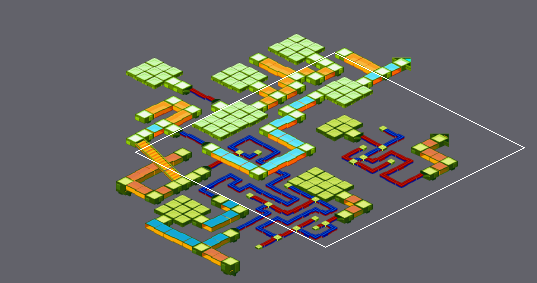
Tiled map: areas/yoka1.tmx. The first picture is a wide view before the edit; the outline marks the close-up.
Close-up. Old version:
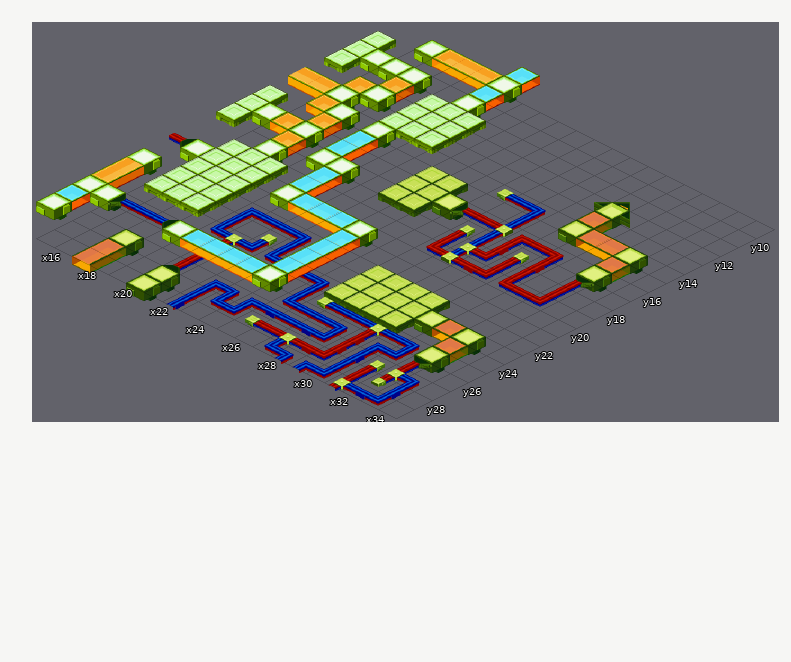
Cells are 64x32 px. Isometric: x runs down to the right, y down to the left. Shown: x 15..34, y 9..29. Layer "Tile Layer 5" is drawn 0,-64 px off the grid.
After the commit:
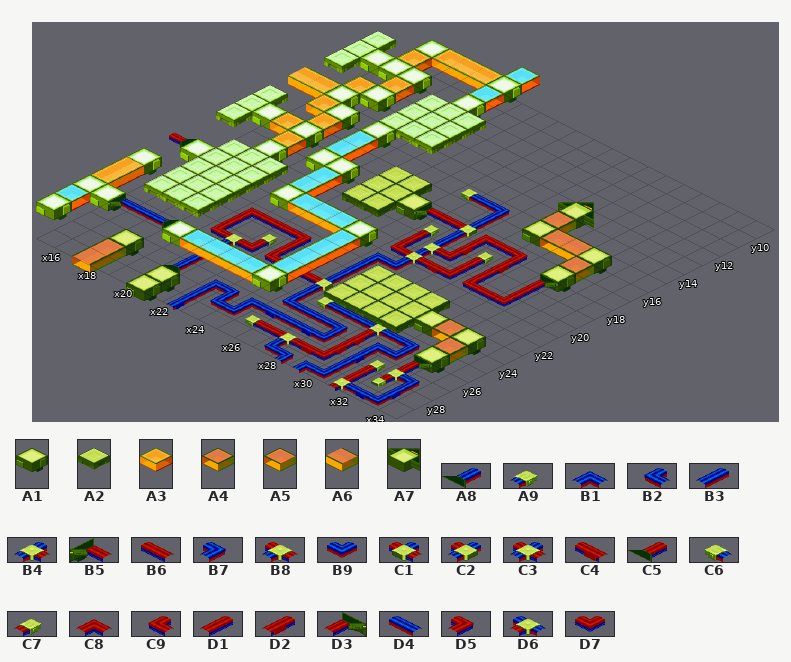
Key: from "BN3 remake full": A1 23, A2 143, A3 177, A4 181, A5 182, A6 222, A7 343; from "CompressionRoadsYoka": A8 1, A9 4, B1 5, B2 7, B3 8, B4 9, B5 12, B6 14, B7 15, B8 16, B9 17, C1 18, C2 19, C3 20, C4 21, C5 23, C6 25, C7 26, C8 27, C9 29, D1 30, D2 32, D3 33, D4 36, D5 37, D6 38, D7 39.
__ is an empty cell, .. an unchanged one.
Change:
--- layer "Floor"
@@ x 19..32 @@
-12 .. .. .. .. .. .. .. .. .. .. A7 .. .. ..
-13 .. .. .. .. .. .. .. .. .. __ A4 .. .. ..
-14 .. .. .. .. .. .. C6 D4 B7 __ A1 A5 A6 A1
-15 .. .. .. A2 A2 __ __ __ B3 __ __ __ __ A4
-16 .. .. __ .. A2 A1 B5 B6 C2 C8 B6 D5 __ A1
-17 .. .. __ .. A2 __ __ C7 B3 D2 C7 D2 __ D3
-18 .. .. __ __ .. .. __ D1 B4 D7 D1 D1 __ D1
-19 .. .. .. .. .. .. __ C9 C1 C4 D7 C9 B6 D7
-20 .. .. .. .. .. .. __ __ __ __ __ __ __ ..
-21 .. .. .. .. .. .. __ __ .. .. .. .. .. ..
-22 B1 D4 D4 B7 .. .. __ .. .. .. .. .. .. ..
-23 B3 .. A9 B3 .. .. __ .. .. .. .. .. .. ..
-24 B2 D6 B9 B2 D4 D4 B7 .. .. .. .. .. .. ..
-25 .. D1 .. .. .. .. .. .. .. .. .. .. .. ..
-26 .. D1 .. .. .. .. .. .. .. .. .. .. .. ..
-27 .. C5 .. .. .. .. .. .. .. .. .. .. .. ..
+12 .. .. .. .. .. .. .. .. .. .. __ .. .. ..
+13 .. .. .. .. .. .. .. .. .. A7 __ .. .. ..
+14 .. .. .. .. .. .. __ __ __ A4 __ __ __ __
+15 .. .. .. __ __ C6 D4 B7 __ A1 A5 A6 A1 __
+16 .. .. A2 .. __ __ __ B3 __ __ __ __ A4 __
+17 .. .. A2 .. A1 B5 B6 C2 C8 B6 D5 __ A1 __
+18 .. .. A2 A2 .. .. C7 B3 D2 C7 D2 __ D3 __
+19 .. .. .. .. .. .. D1 B4 D7 D1 D1 __ D1 __
+20 .. .. .. .. .. .. C9 C3 C4 D7 C9 B6 D7 ..
+21 .. .. .. .. .. .. B1 B9 .. .. .. .. .. ..
+22 C8 B6 B6 D5 .. .. B3 .. .. .. .. .. .. ..
+23 D1 .. C7 D1 .. .. B3 .. .. .. .. .. .. ..
+24 C9 B8 D7 C9 B6 B6 C2 .. .. .. .. .. .. ..
+25 .. B3 .. .. .. .. .. .. .. .. .. .. .. ..
+26 .. B3 .. .. .. .. .. .. .. .. .. .. .. ..
+27 .. A8 .. .. .. .. .. .. .. .. .. .. .. ..
--- layer "Tile Layer 5"
@@ x 17..17 @@
-11 __
+11 A3
